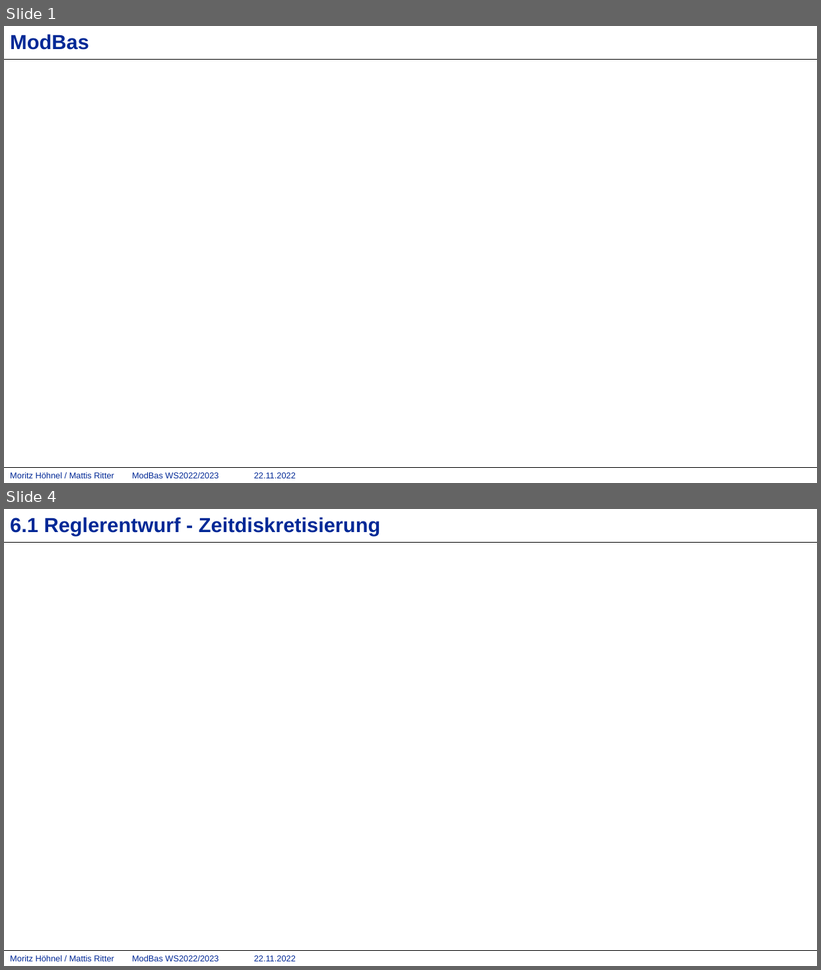
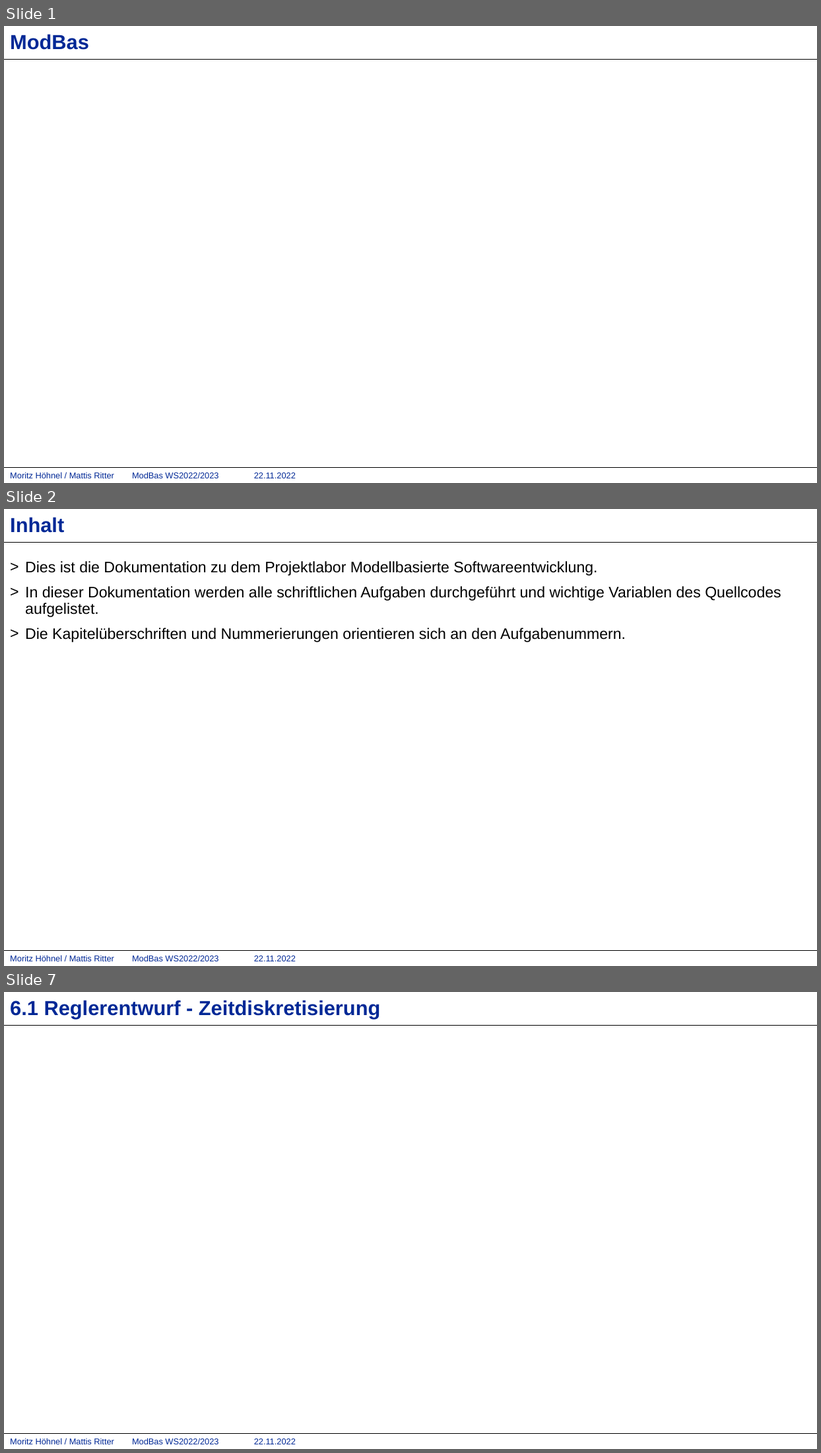
Before and after one commit to mattisritter/VerteilteSysteme, a slide deck: Modbas/Doku/ModBas.pptx. Shown one above the other, each under a label of ours: slides 1 and 4 before the commit, slides 1, 2 and 7 after it; the slides between them are not shown. The pictures are 821x970 and 821x1453 pixels, drawn with LibreOffice and Linux fonts; fonts in the diff are those of the drawing; grey boxes stand for pictures; background and template pictures are left out. Boxes give left, top, right and bottom in pixels: in the first picture for what was removed or moved away, otherwise in the second. Text is boxed around its words. In the diff, an @@ line names an element or a change of style, - is before the commit and + after.

```diff
--- a/Modbas/Doku/ModBas.pptx
+++ b/Modbas/Doku/ModBas.pptx
@@ slide 2 added at (4,509,817,966), background #FFFFFF; not listed: 3 template elements that a slide beside it also shows @@
@@ title added at (10,517,64,533), 24 pt, text #002896, bold @@
+Inhalt
@@ text added at (25,561,781,642), 18 pt, text #000000 @@
+> Dies ist die Dokumentation zu dem Projektlabor Modellbasierte Softwareentwicklung.
+> In dieser Dokumentation werden alle schriftlichen Aufgaben durchgeführt und wichtige Variablen des Quellcodes aufgelistet.
+> Die Kapitelüberschriften und Nummerierungen orientieren sich an den Aufgabenummern.
@@ what was slide 4 is now slide 7 @@
```
Also in this commit, not shown: 3 slides changed, 6 other slides added.
